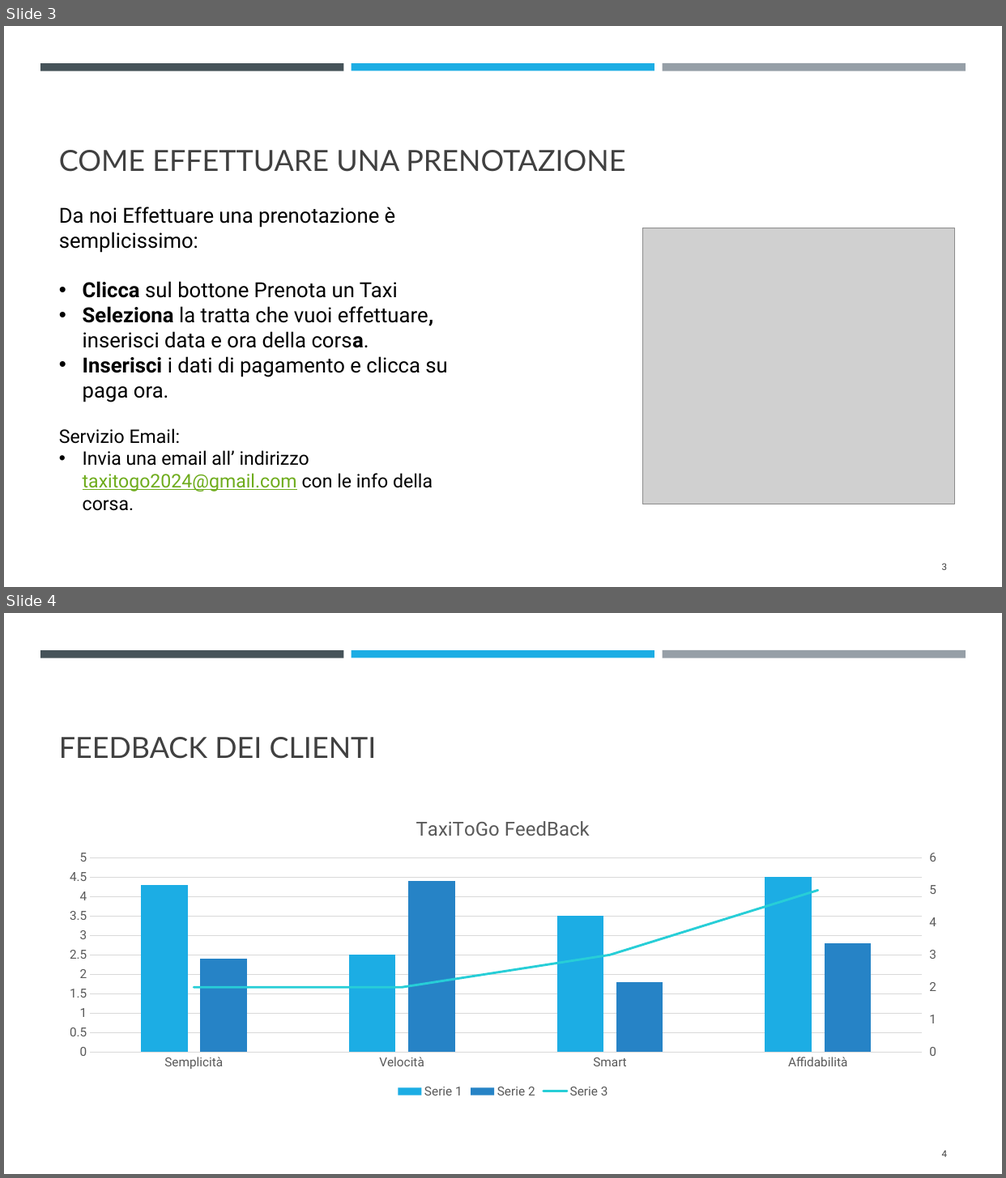
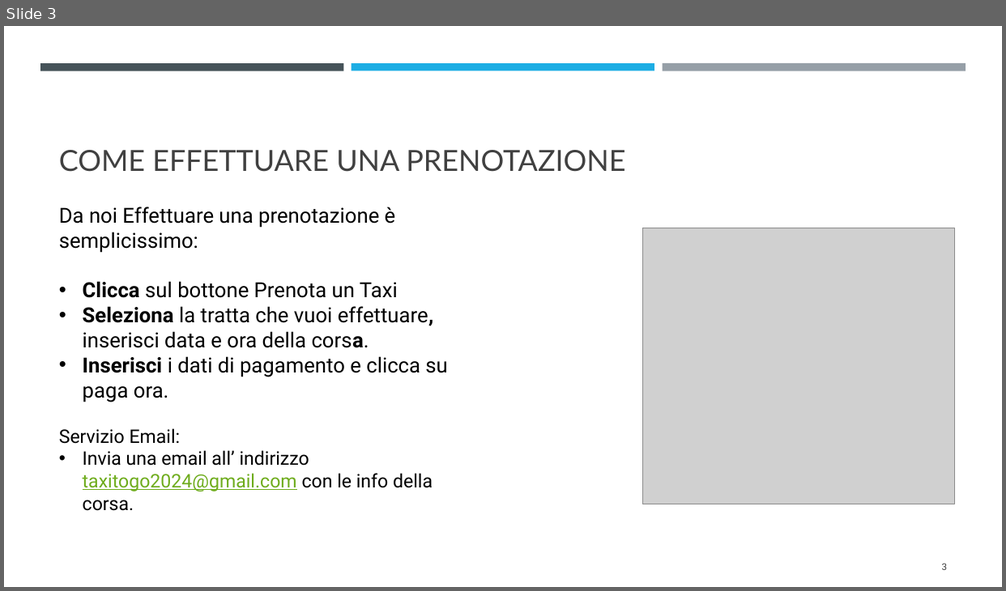
Before and after one commit to Emanuele-Chiummo/Taxi-Project, a slide deck: Presentazione/presentazione TaxiToGo.pptx. Shown one above the other, each under a label of ours: slides 3 and 4 before the commit, slide 3 after it. The pictures are 1006x1178 and 1006x591 pixels, drawn with LibreOffice and Linux fonts; fonts in the diff are those of the drawing; grey boxes stand for pictures. Boxes give left, top, right and bottom in pixels: in the first picture for what was removed or moved away, otherwise in the second. Text is boxed around its words. In the diff, an @@ line names an element or a change of style, - is before the commit and + after.

```diff
--- a/Presentazione/presentazione TaxiToGo.pptx
+++ b/Presentazione/presentazione TaxiToGo.pptx
@@ slide 4 removed at (4,613,1002,1174), background #FFFFFF; not listed: 3 template elements that a slide beside it also shows @@
@@ title removed at (59,737,377,759) @@
-FEEDBACK DEI CLIENTI
@@ column chart removed at (52,805,955,1102) @@
-title "TaxiToGo FeedBack "
-categories: Semplicità, Velocità, Smart, Affidabilità
-Serie 1: 4.3, 2.5, 3.5, 4.5
-Serie 2: 2.4, 4.4, 1.8, 2.8
-Serie 3: 2, 2, 3, 5
@@ page number removed at (942,1151,948,1157) @@
-4
```
Also in this commit, not shown: 3 slides changed, 4 slides added, 2 other slides removed.
